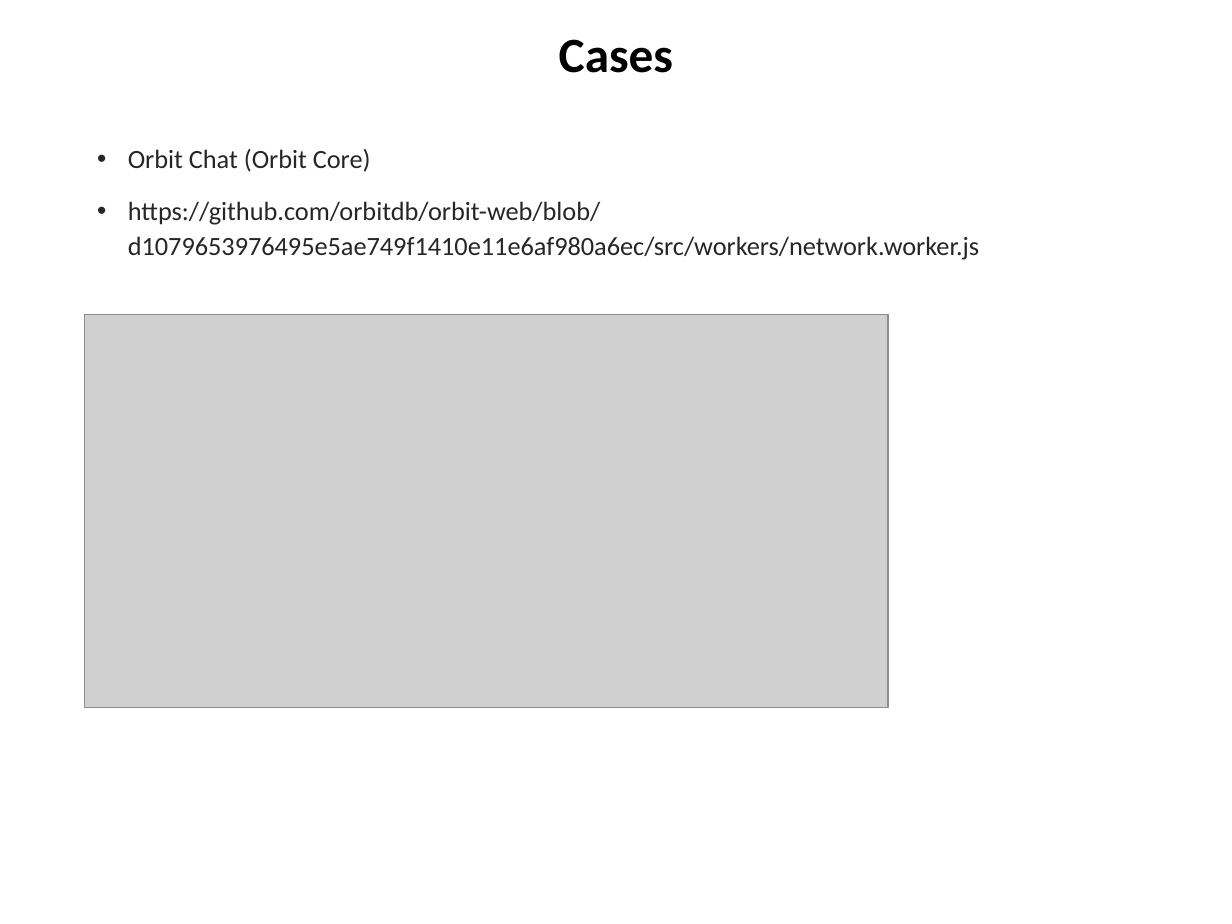
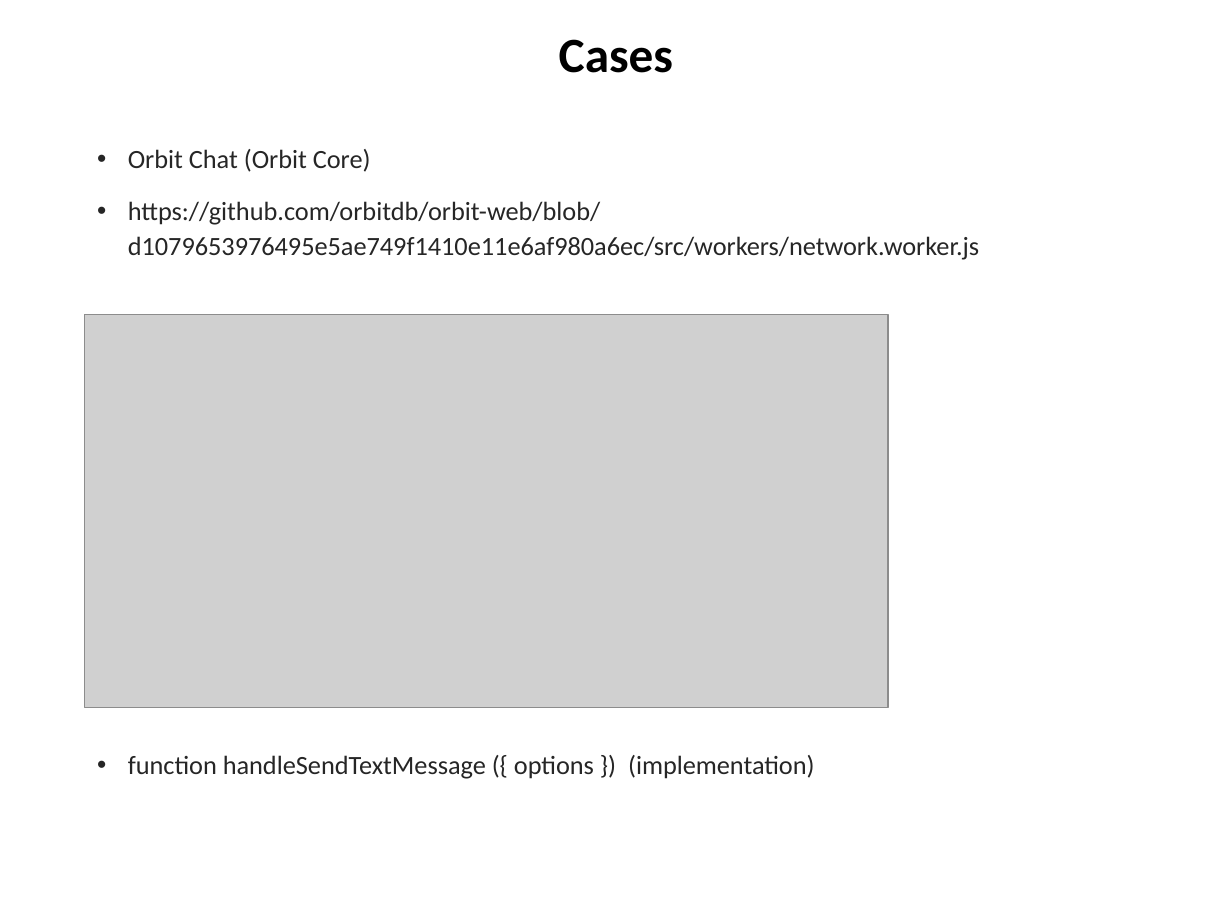
Before and after one commit to chuacw/SGUS-Slides, a slide deck: slide 33 of BCI - Batch2 - Day13 - IPFS.pptx (slide 20 before the commit). Drawn at 1232x924 pixels with LibreOffice and Linux fonts; fonts in the diff are those of the drawing; grey boxes stand for pictures. Boxes give left, top, right and bottom in pixels: in the first picture for what was removed or moved away, otherwise in the second. Text is boxed around its words. In the diff, an @@ line names an element or a change of style, - is before the commit and + after.

```diff
--- a/BCI - Batch2 - Day13 - IPFS.pptx
+++ b/BCI - Batch2 - Day13 - IPFS.pptx
@@ text at [128,755,815,779]: paragraph added @@
+• function handleSendTextMessage ({ options }) (implementation)
```
Also in this commit, not shown: 12 other slides changed, 13 slides added, 3 other files.
